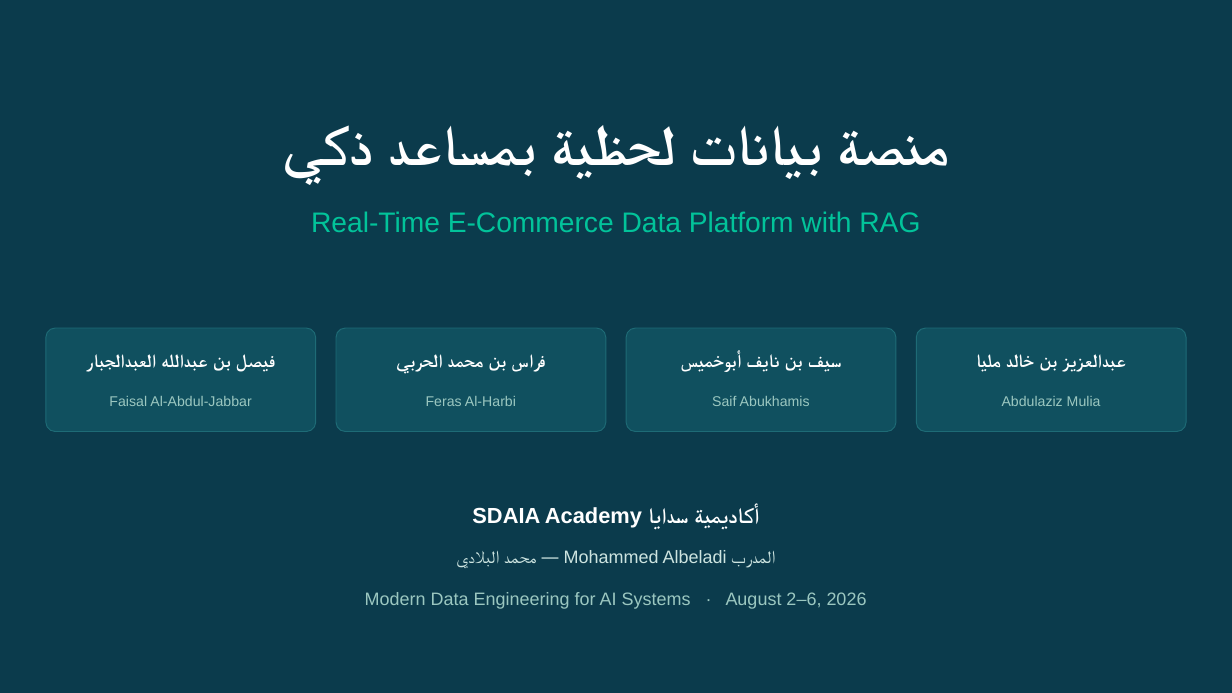
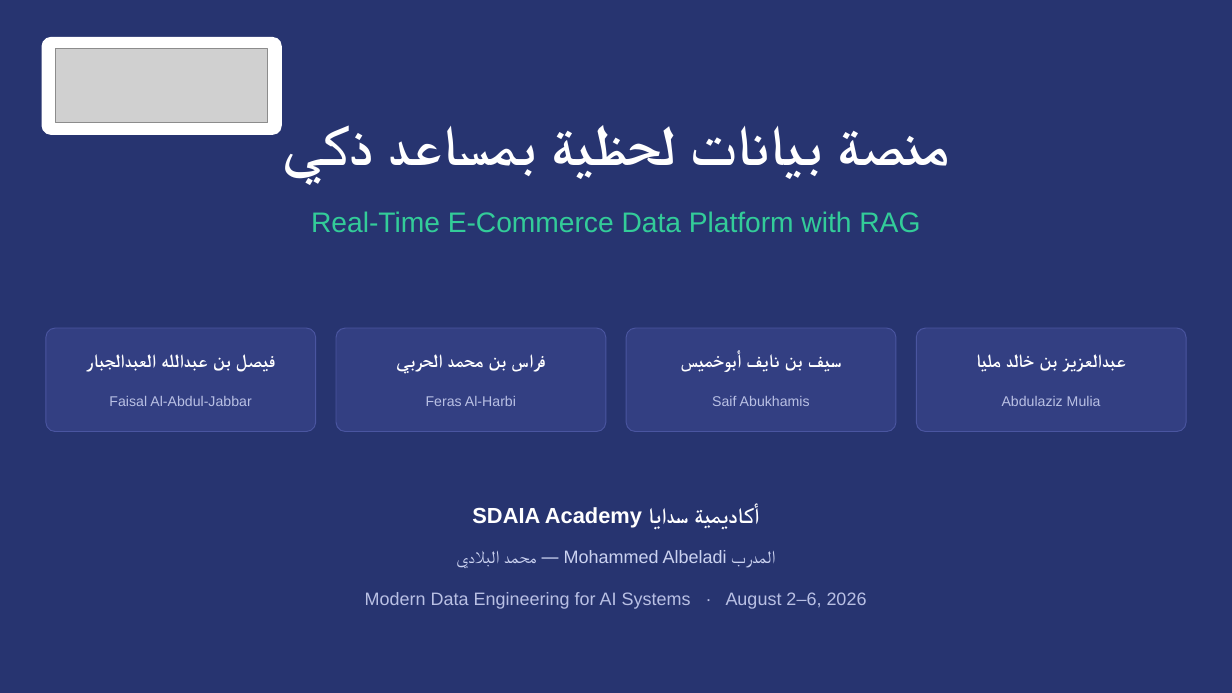
Before and after one commit to AK7Amin/SDAIA-DATA-Engineering, a slide deck: slide 1 of docs/presentation.pptx. Drawn at 1232x693 pixels with LibreOffice and Linux fonts; fonts in the diff are those of the drawing; grey boxes stand for pictures. Boxes give left, top, right and bottom in pixels: in the first picture for what was removed or moved away, otherwise in the second. Text is boxed around its words. In the diff, an @@ line names an element or a change of style, - is before the commit and + after.

```diff
--- a/docs/presentation.pptx
+++ b/docs/presentation.pptx
@@ background #0B3B4C to #273470 @@
@@ rounded rectangle added at [42,37,282,135], fill #FFFFFF @@
@@ picture added at [55,49,268,123] @@
@@ text "Real-Time E-Commerce Data Platform with ..." at [311,211,920,232]: text colour #02C39A to #33CC99 @@
@@ fill #10505F to #333F82; outline #1E6B76 0.75 pt to #4A55A0 0.75 pt in 4 elements at [917,328,1187,432], [627,328,897,432], [336,328,606,432], [46,328,316,432] @@
@@ text "المدرب Mohammed Albeladi — محمد ..." at [564,550,727,563]: text colour #CDE4E0 to #CBD2F0 @@
@@ text colour #9BC7C0 to #B9C0E4 in 5 elements at [1002,396,1101,406], [712,396,810,406], [426,396,516,406], [109,396,251,406], [365,592,867,609] @@
```
Also in this commit, not shown: 10 other slides changed.
